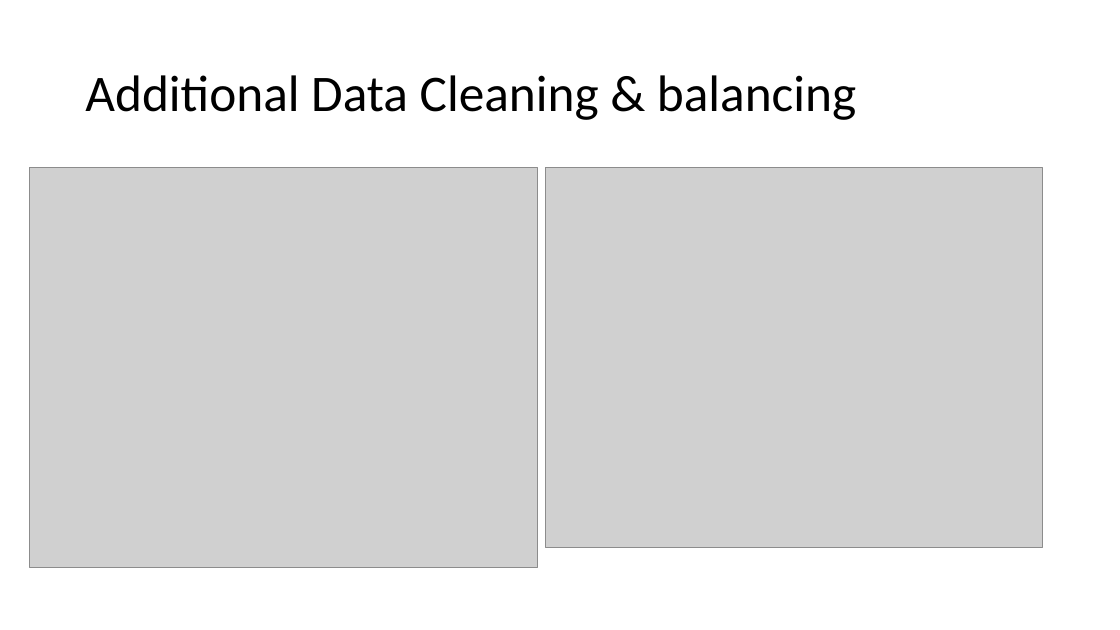
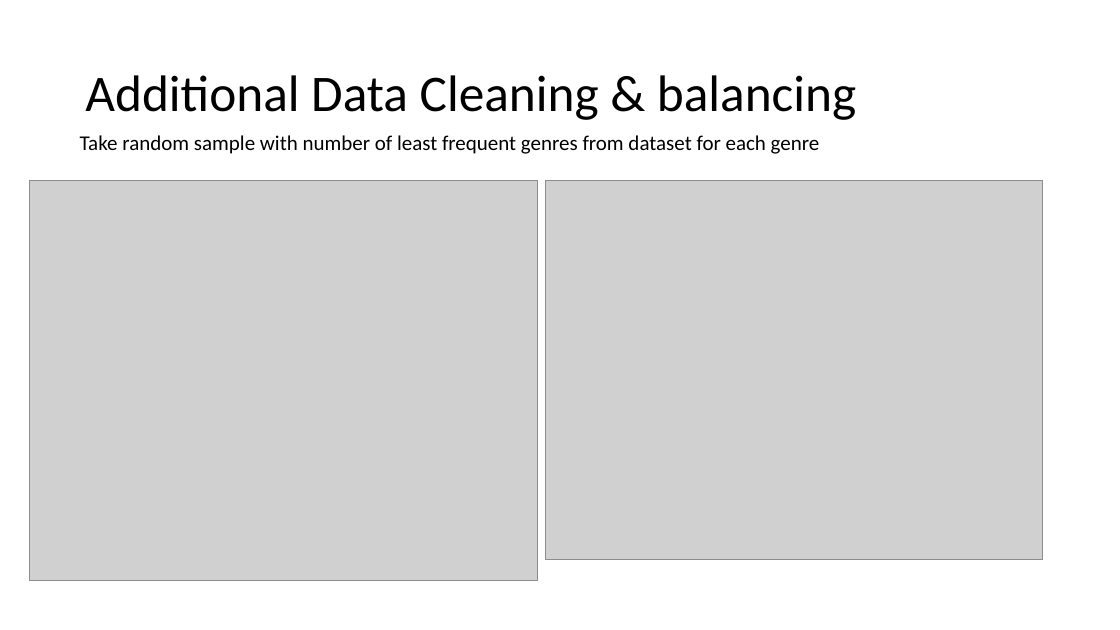
Before and after one commit to MatthiasRemta/NLP_Project, a slide deck: slide 5 of Presentations/session6.pptx (slide 6 before the commit). Drawn at 1120x630 pixels with LibreOffice and Linux fonts; fonts in the diff are those of the drawing; grey boxes stand for pictures; background and template pictures are left out. Boxes give left, top, right and bottom in pixels: in the first picture for what was removed or moved away, otherwise in the second. Text is boxed around its words. In the diff, an @@ line names an element or a change of style, - is before the commit and + after.

```diff
--- a/Presentations/session6.pptx
+++ b/Presentations/session6.pptx
@@ text added at (80,135,820,154), 18 pt, text #000000 @@
+Take random sample with number of least frequent genres from dataset for each genre
@@ picture: place and size @@
-picture at (30,168,538,568)
+picture at (30,181,538,581)
@@ picture: place and size @@
-picture at (546,168,1044,548)
+picture at (546,181,1044,560)
```
Also in this commit, not shown: 2 other slides changed, 1 slide removed.
